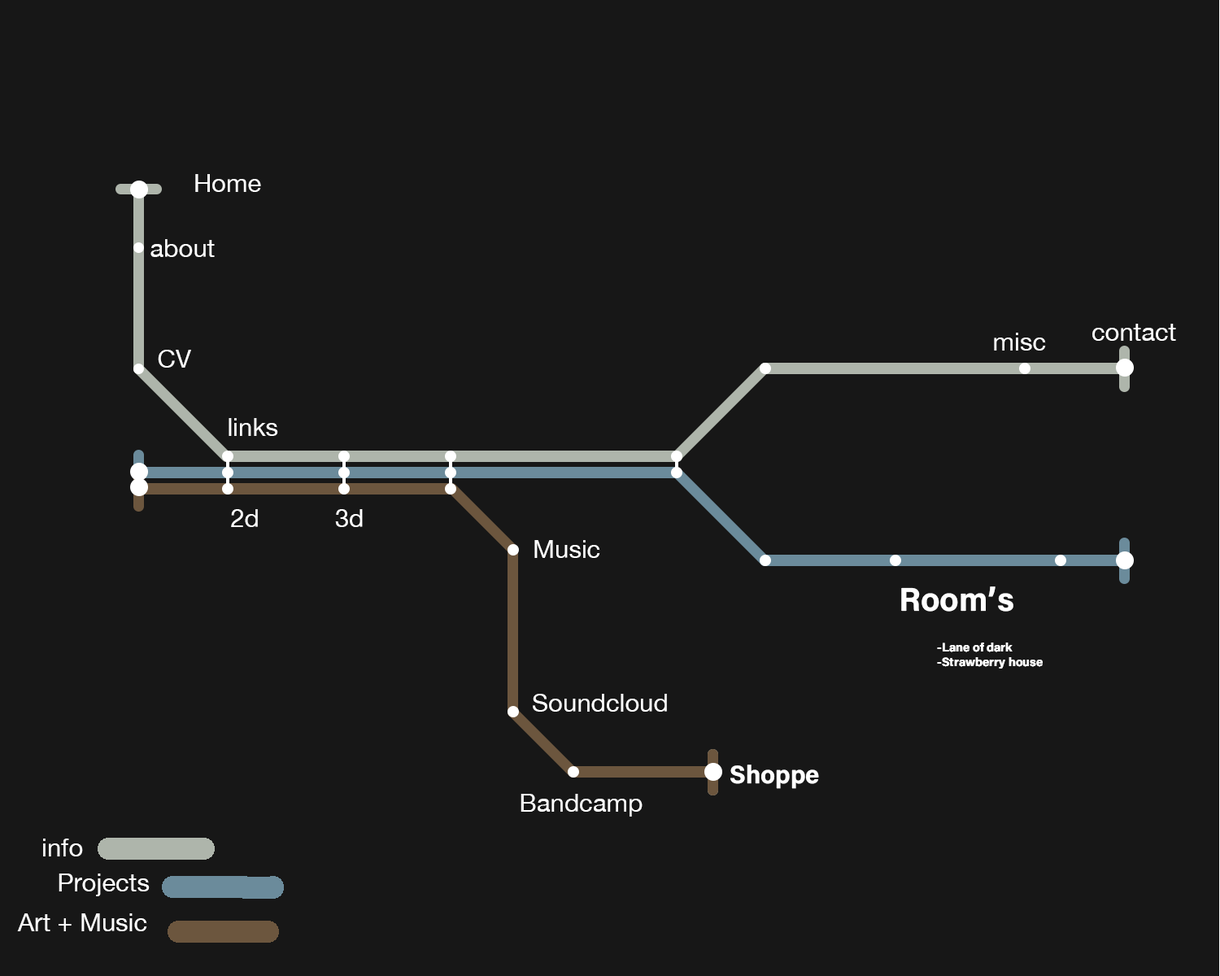
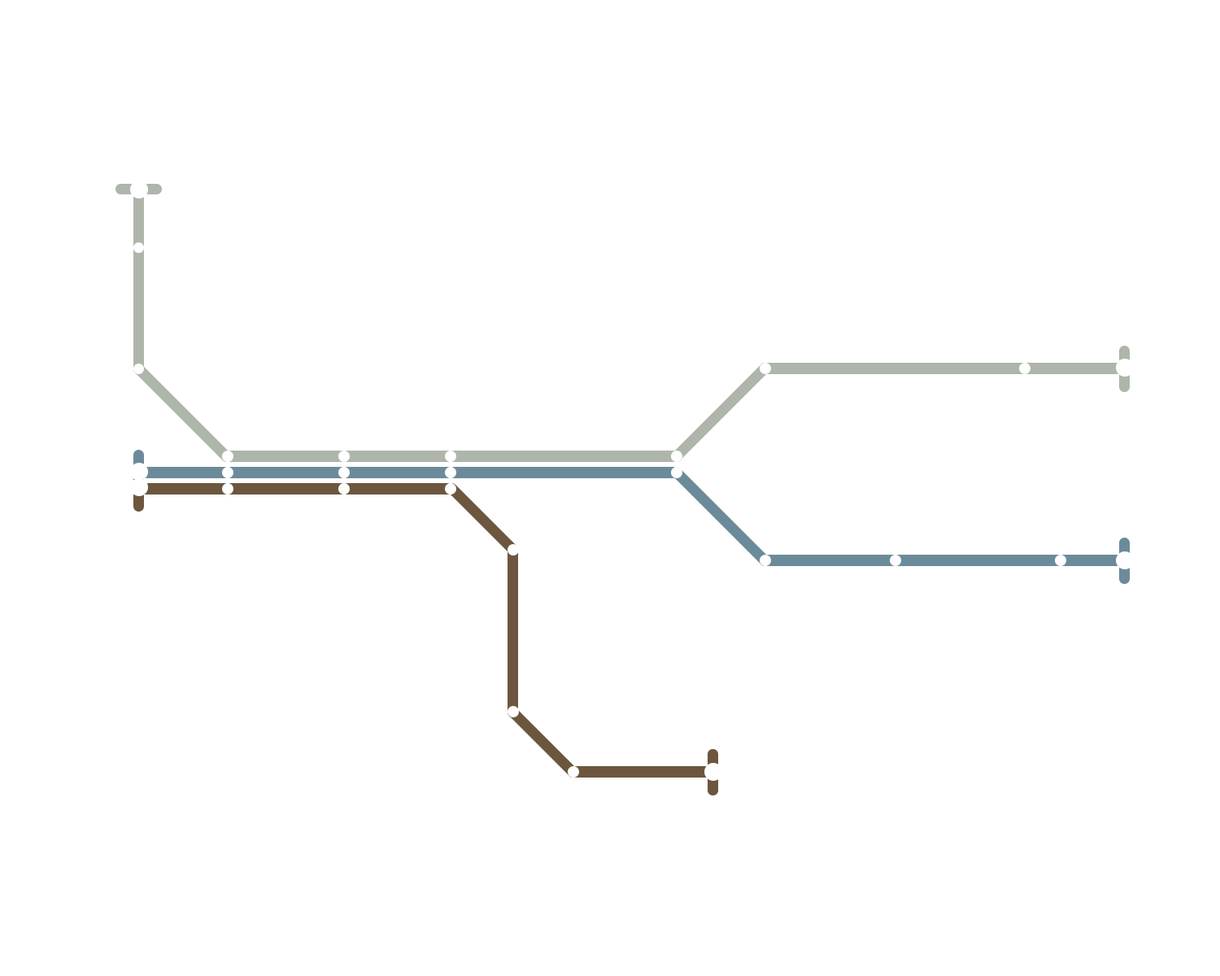
The second 1220×976 image is a revision of the first. Changes to its layers:
removed layer "Projects" over [left=58, top=873, right=150, bottom=897]
moved "Home" into group "Group 4" over [left=195, top=174, right=262, bottom=192]
removed layer "Layer 0" over [left=0, top=0, right=1220, bottom=976]
moved "-Lane of dark -Strawberry house" into group "Group 4" over [left=937, top=642, right=1043, bottom=669]
moved "Shoppe" into group "Group 4" over [left=730, top=764, right=820, bottom=790]
moved "Room’s" into group "Group 4" over [left=901, top=586, right=1014, bottom=612]
moved "links" into group "Group 4" over [left=228, top=418, right=279, bottom=437]
moved "misc" into group "Group 4" over [left=994, top=332, right=1047, bottom=351]
moved "about" into group "Group 4" over [left=150, top=239, right=215, bottom=258]
moved "contact" into group "Group 4" over [left=1092, top=323, right=1177, bottom=341]
moved "Bandcamp" into group "Group 4" over [left=520, top=794, right=643, bottom=817]
moved "Soundcloud" into group "Group 4" over [left=532, top=693, right=668, bottom=712]
moved "Music" into group "Group 4" over [left=534, top=540, right=601, bottom=559]
moved "CV" into group "Group 4" over [left=157, top=349, right=192, bottom=368]
moved "3d" into group "Group 4" over [left=335, top=509, right=363, bottom=528]
moved "2d" into group "Group 4" over [left=231, top=509, right=258, bottom=528]
removed layer "Art + Music" over [left=17, top=913, right=148, bottom=932]
removed layer "info" over [left=43, top=838, right=83, bottom=857]
